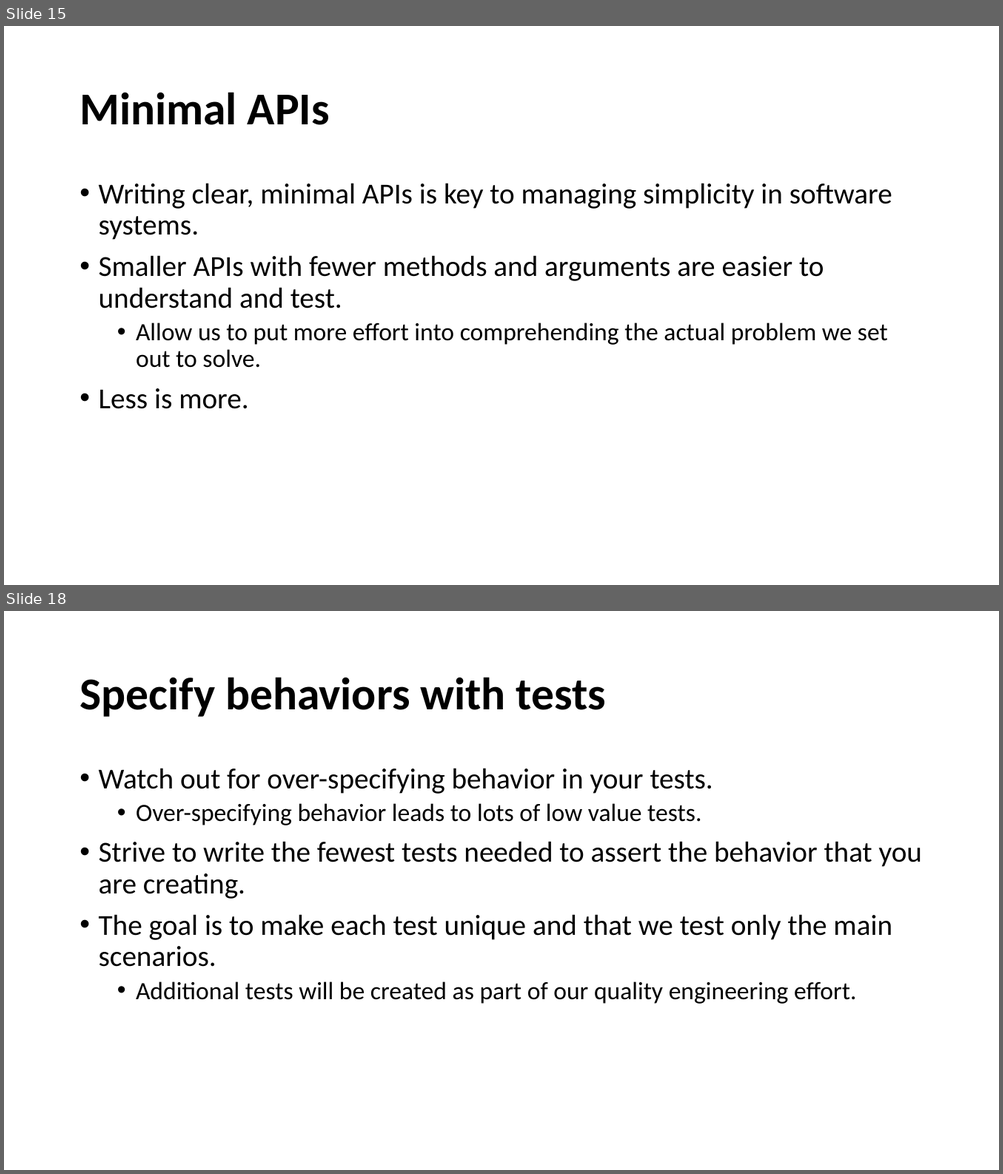
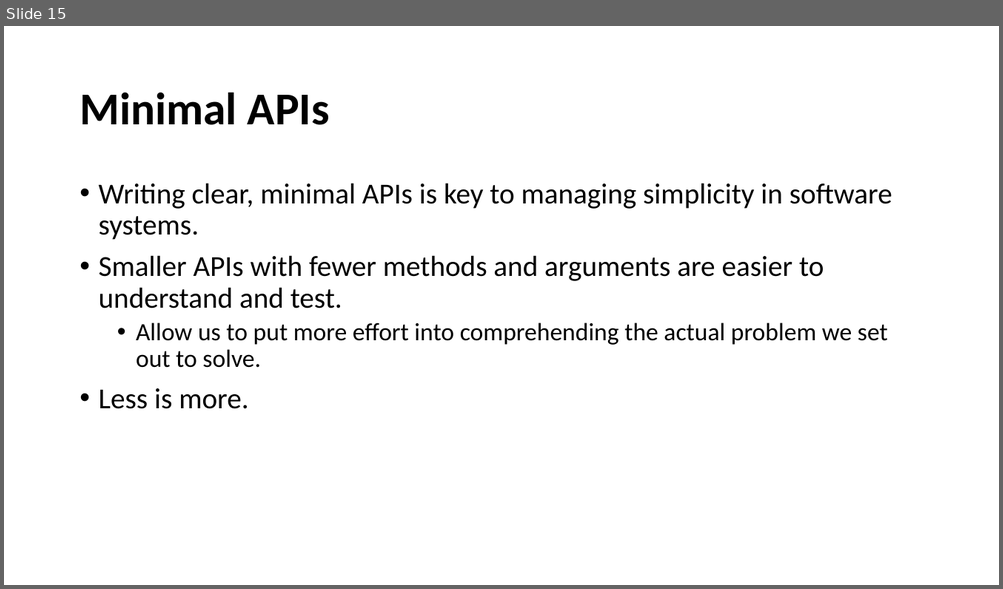
Before and after one commit to cebartling/test-driven, a slide deck: presentations/Introduction to Test-Driven Development.pptx. Shown one above the other, each under a label of ours: slides 15 and 18 before the commit, slide 15 after it; the slides between them are not shown. The pictures are 1003x1174 and 1003x589 pixels, drawn with LibreOffice and Linux fonts; fonts in the diff are those of the drawing. Boxes give left, top, right and bottom in pixels: in the first picture for what was removed or moved away, otherwise in the second. Text is boxed around its words. In the diff, an @@ line names an element or a change of style, - is before the commit and + after.

```diff
--- a/presentations/Introduction to Test-Driven Development.pptx
+++ b/presentations/Introduction to Test-Driven Development.pptx
@@ slide 18 removed at [4, 611, 999, 1170], background #FFFFFF @@
@@ title removed at [79, 677, 606, 717] @@
-Specify behaviors with tests
@@ text removed at [99, 768, 922, 1004] @@
-• Watch out for over-specifying behavior in your tests.
-  • Over-specifying behavior leads to lots of low value tests.
-• Strive to write the fewest tests needed to assert the behavior that you are creating.
-• The goal is to make each test unique and that we test only the main scenarios.
-  • Additional tests will be created as part of our quality engineering effort.
```
Also in this commit, not shown: 11 slides changed, 1 slide added, 1 other slide removed.
